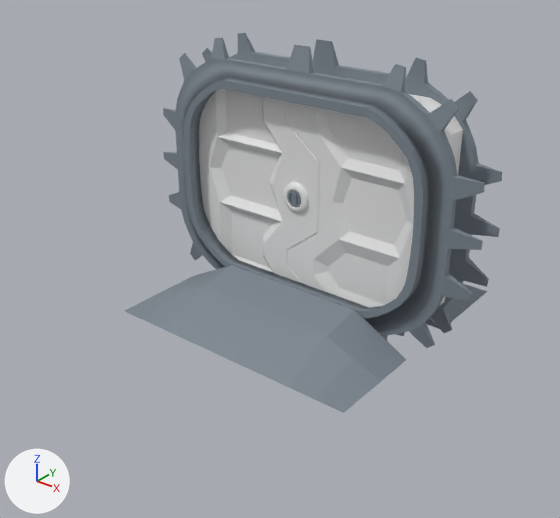
Renders of the FBX model Assets/Models/Environment/Tech/door.fbx from each side of a commit.
Both versions are drawn from a 50 mm camera at (10.75, -14.72, 10.02) aimed at (-0.16, -1.08, 1.57). Arrows for +X, +Y and +Z are at lower left; the lights stay in place. Where no turn or scale is listed for an object, it has been applied to the vertices.

Names of what the first picture shows: 'DoorContainer', 'DoorLockInsideF', 'DoorLockOutisdeF', 'doorLeft', 'doorRight', 'walkingRamp'.
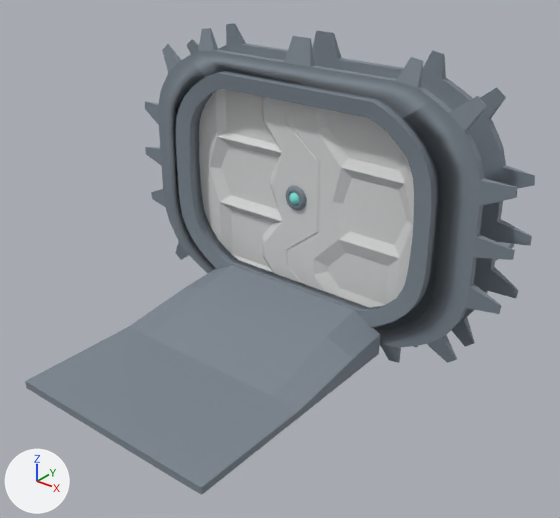
Where the newer file only moved an object's origin or applied its transform, the numbers keep the older frame.

What the commit changed:
Material 'door' (mat_door) is new.
Its base color is (0.698, 0.698, 0.698) (light grey #dadada).
Its roughness is 0.69.
Material 'glass' (mat_glass) is new.
Its base color is (0.231, 0.8, 0.732) (cyan #84e7de).
Its roughness is 0.69.
me_circle is used by ob_doorlockoutisdef; location (-0.17, -0.48, 3.0); rotation (1.571, 0.0, 0.0), in degrees (90, 0, 0); scale (0.01, 0.01, 0.01).
me_circle had 352 vertices, 320 faces and spanned x -40.9..40.9, y -40.9..40.9, z -6.4..4.7.
me_circle now has 529 vertices, 512 faces and spans x -0.3..0.3, y -0.1..0.0, z -0.3..0.3.
me_circle part 1: 529 vertices added at x -0.3..0.3, y -0.1..0.0, z -0.3..0.3.
me_circle part 2: 352 vertices removed from x -40.9..40.9, y -40.9..40.9, z -6.4..4.7.
me_circle now uses material mat_glass (cyan #84e7de).
me_circle now uses material mat_generalmetal (grey #7d8790).
me_cube has 178 vertices, 176 faces and spans x -2.05..2.39, y -0.42..0.42, z -2.66..2.66.
me_cube now uses material mat_door (light grey #dadada).
me_cube_002 is used by ob_walkingramp; location (0.0, 0.0, 0.0).
me_cube_002 had 86 vertices, 84 faces and spanned x -3.47..3.47, y -3.47..3.47, z -0.05..0.77.
me_cube_002 now has 104 vertices, 100 faces and spans x -2.72..2.72, y -7.0..7.0, z -0.19..0.77.
me_cube_002 part 3: 28 vertices moved from x -3.47..3.47, y -3.47..3.47, z -0.05..-0.04 to x -2.72..2.72, y -3.98..3.98, z -0.19..0.0; 14 vertices removed from x -3.47..3.47, y -3.47..3.47, z -0.05..-0.04; 32 vertices added at x -2.72..2.72, y -7.0..7.0, z -0.19..0.0.
me_cube_001 has 1008 vertices, 1104 faces and spans x -484.0..477.0, y -44.0..671.0, z -83.0..85.0.
me_cube_001 is used by ob_doorcontainer; location (0.0, 0.0, 0.0); rotation (1.571, 0.0, 0.0), in degrees (90, 0, 0); scale (0.01, 0.01, 0.01).
me_cube_001 part 4: the whole mesh is turned 90 degrees about the x axis through the mesh origin and scaled by 0.0107.
me_cube_003 has 170 vertices, 168 faces and spans x -2.04..2.08, y -0.46..0.42, z -2.82..2.5.
me_cube_003 now uses material mat_door (light grey #dadada).
Object 'DoorLockOutisdeF' (ob_doorlockoutisdef) turns from (90, 0, 0) to (0, 0, 0) degrees about x, y and z.
Object 'DoorLockOutisdeF' (ob_doorlockoutisdef) is rescaled from (0.01, 0.01, 0.01) to (1.0, 1.0, 1.0).
Object 'DoorContainer' (ob_doorcontainer) turns from (90, 0, 0) to (0, 0, 0) degrees about x, y and z.
Object 'DoorContainer' (ob_doorcontainer) is rescaled from (0.01, 0.01, 0.01) to (1.0, 1.0, 1.0).
Object 'DoorLockInsideF' (ob_doorlockinsidef) is deleted.

Boxes [x1, y1, x2, y2] around the edits, measured in the pictures (560 x 518 px; the box of a moved part takes in the faces that stretch with it):
'DoorContainer', turned, rescaled
    before: [163, 33, 502, 348]
    after: [145, 23, 535, 363]
'walkingRamp', reshaped (35% wider, 70% taller)
    before: [125, 265, 487, 413]
    after: [25, 242, 514, 495]
'DoorLockOutisdeF', reshaped, turned, rescaled
    before: [283, 182, 309, 213]
    after: [285, 185, 306, 210]
'DoorLockInsideF', deleted
    before: [287, 190, 301, 207]
part 1 of me_circle, added
    after: [285, 185, 306, 210]
part 2 of me_circle, deleted
    before: [283, 182, 309, 213]
part 3 of me_cube_002, moved or reshaped
    before: [125, 271, 487, 413]
    after: [25, 242, 514, 495]
